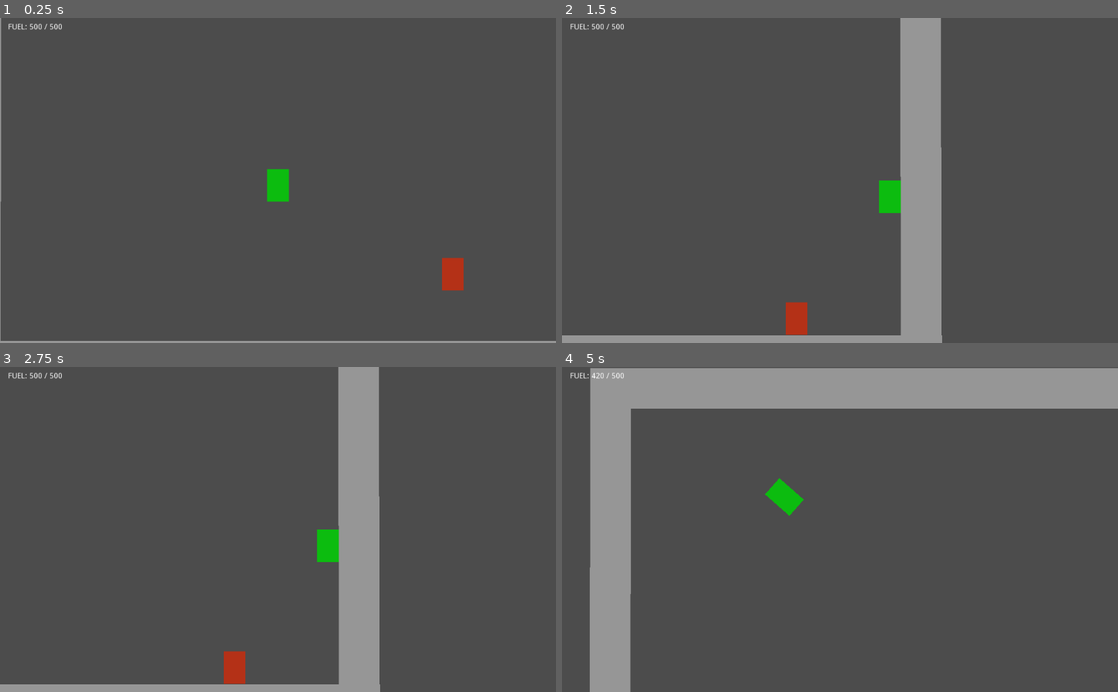
Above: before the commit, frames 1-4 (two rows, left to right).
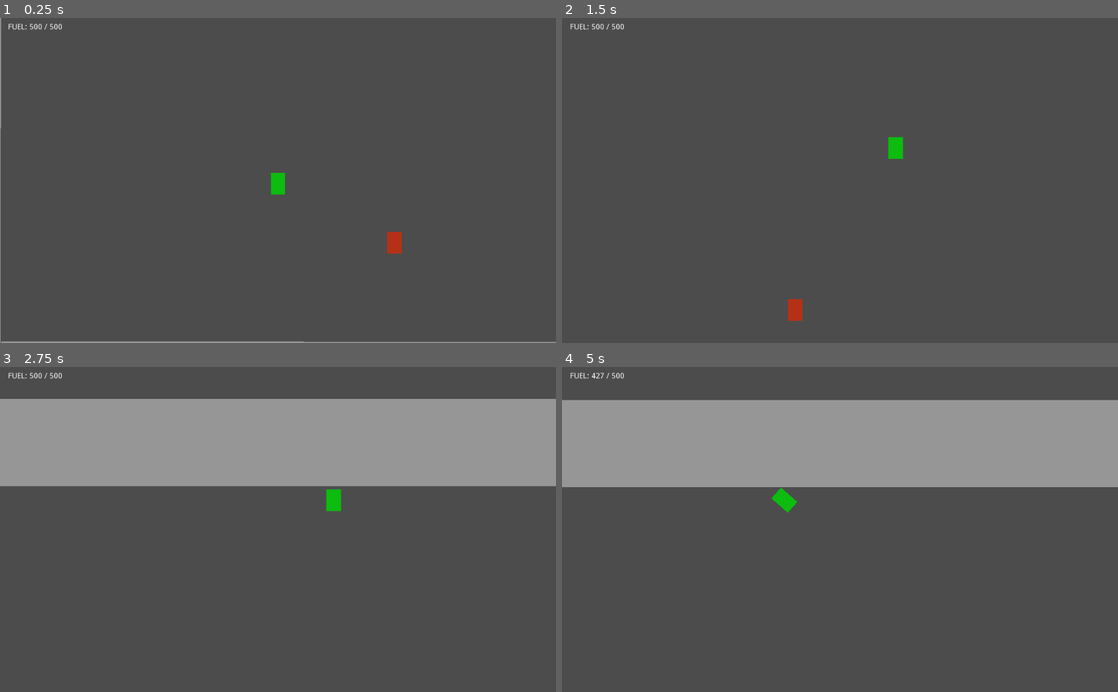
Above: after the commit, the same moments.

Repository: deengames/abu-hamid-x
Game: Godot game, scene res://prototype/Main.tscn
Same seed, same stepped clock (60 frames per second), same inputs: the game is played once before the commit and once after it.
Inputs (mouse positions are in pixels of both pictures, inside the frame that each line leads up to):
- Up to frame 1 (0.25 s): no input
- Up to frame 2 (1.5 s): move the mouse to (962, 164) at 0.52 s; hold D (move_right) 0.53-1.28 s; hold Shift (boost) 0.53-1.28 s; click (962, 164) at 0.67 s; tap Space (jump) at 0.77, 0.8, 1.07, 1.35 s; move the mouse to (728, 196) at 1.27 s; hold S (move_down) from 1.28 s (still down)
- Up to frame 3 (2.75 s): tap Space (jump) at 1.52, 1.82, 2.3 s; tap Shift (boost) at 1.55 s; move the mouse to (333, 458) at 2.02 s; release S (move_down) at 2.03 s; hold D (move_right) from 2.03 s (still down); click (333, 458) at 2.1 s
- Up to frame 4 (5 s): move the mouse to (812, 594) at 2.77 s; release D (move_right) at 2.78 s; hold W (move_up) 2.78-3.53 s; tap Shift (boost) at 2.85, 4.55 s; click (812, 594) at 2.92 s; tap Space (jump) at 3.02, 3.32, 3.77, 3.8, 4.07, 4.52, 4.82 s; move the mouse to (1006, 578) at 3.52 s; hold A (move_left) from 3.53 s (still down); tap Ctrl (toggle_jetpack) at 3.6 s; move the mouse to (673, 480) at 4.27 s; tap E at 4.35 s

The runs differ from the first frame. In frame 1, 1.2% of the frame differs, in the area x 0-100%, y 33-100%; in frame 2, 9.6%; in frame 3, 33%; in frame 4, 37%, in the area x 0-100%, y 0-100%.

Commit message:
Enlarged box, minor adjustments

Diff:
--- a/prototype/Enemy.tscn
+++ b/prototype/Enemy.tscn
@@ -5,12 +5,12 @@
 custom_solver_bias = 0.0
 extents = Vector2( 20, 30 )
 
-[node name="Enemy" type="RigidBody2D"]
+[node name="Enemy" type="RigidBody2D" index="0"]
 
 input_pickable = false
 collision_layer = 3
 collision_mask = 1
-mode = 0
+mode = 2
 mass = 1.0
 friction = 1.0
 bounce = 0.0
--- /dev/null
+++ b/prototype/FuelLabel.gd
@@ -0,0 +1,5 @@
+extends Label
+
+
+func _on_Player_fuel_change(new_fuel, max_fuel):
+	text = 'FUEL: ' + str(int(new_fuel)) + ' / ' + str(max_fuel)
--- a/prototype/Main.gd
+++ b/prototype/Main.gd
@@ -1,9 +1 @@
 extends Node2D
-
-
-func _ready():
-	$CanvasLayer/Label.text = 'FUEL: ' + str(int($Player.fuel)) + ' / ' + str($Player.max_jetpack_fuel)
-
-
-func _on_Player_fuel_change(new_fuel, max_fuel):
-	$CanvasLayer/Label.text = 'FUEL: ' + str(int(new_fuel)) + ' / ' + str(max_fuel)
--- a/prototype/Main.tscn
+++ b/prototype/Main.tscn
@@ -1,94 +1,90 @@
-[gd_scene load_steps=5 format=2]
+[gd_scene load_steps=6 format=2]
 
 [ext_resource path="res://prototype/Main.gd" type="Script" id=1]
 [ext_resource path="res://prototype/Wall.tscn" type="PackedScene" id=2]
 [ext_resource path="res://prototype/Player.tscn" type="PackedScene" id=3]
 [ext_resource path="res://prototype/Enemy.tscn" type="PackedScene" id=4]
+[ext_resource path="res://prototype/FuelLabel.gd" type="Script" id=5]
 
-[node name="Main" type="Node2D"]
+[node name="Main" type="Node2D" index="0"]
 
 script = ExtResource( 1 )
 
 [node name="Walls" type="Node2D" parent="." index="0"]
 
-editor/display_folded = true
 rotation = 1.5708
 _sections_unfolded = [ "Transform" ]
 
 [node name="Wall" parent="Walls" index="0" groups=[
+"floor",
 "wall",
-"floor",
 ] instance=ExtResource( 2 )]
 
-position = Vector2( 634.414, -163.357 )
+position = Vector2( 866.23, -163.358 )
 
 [node name="Wall6" parent="Walls" index="1" groups=[
 "wall",
 ] instance=ExtResource( 2 )]
 
-position = Vector2( -40.3049, -116.545 )
+position = Vector2( -551.529, -156.653 )
 
 [node name="Wall2" parent="Walls" index="2" groups=[
+"floor",
 "wall",
-"floor",
 ] instance=ExtResource( 2 )]
 
-position = Vector2( 634.414, -537.176 )
+position = Vector2( 867.059, -990.762 )
 
 [node name="Wall5" parent="Walls" index="3" groups=[
 "wall",
 ] instance=ExtResource( 2 )]
 
-position = Vector2( -40.3049, -497.42 )
+position = Vector2( -551.53, -992.989 )
 
 [node name="Wall3" parent="Walls" index="4" groups=[
+"floor",
 "wall",
-"floor",
 ] instance=ExtResource( 2 )]
 
-position = Vector2( 634.414, -909.465 )
+position = Vector2( 866.226, -1821.64 )
 
 [node name="Wall4" parent="Walls" index="5" groups=[
 "wall",
 ] instance=ExtResource( 2 )]
 
-position = Vector2( -40.3053, -867.795 )
+position = Vector2( -551.533, -1829.86 )
 
 [node name="Wall7" parent="Walls" index="6" groups=[
 "wall",
 ] instance=ExtResource( 2 )]
 
-position = Vector2( 149.297, 36.1174 )
+position = Vector2( -260.76, 374.286 )
 rotation = 1.5708
 
-[node name="Wall9" parent="Walls" index="7" groups=[
+[node name="Wall14" parent="Walls" index="7" groups=[
 "wall",
 ] instance=ExtResource( 2 )]
 
-position = Vector2( 113.814, -1061.87 )
+position = Vector2( -259.93, -2363.34 )
 rotation = 1.5708
-scale = Vector2( 0.999999, 1 )
 
 [node name="Wall8" parent="Walls" index="8" groups=[
 "wall",
 ] instance=ExtResource( 2 )]
 
-position = Vector2( 481.57, 37.0902 )
+position = Vector2( 568.046, 374.621 )
 rotation = 1.5708
 
-[node name="Wall10" parent="Walls" index="9" groups=[
+[node name="Wall15" parent="Walls" index="9" groups=[
 "wall",
 ] instance=ExtResource( 2 )]
 
-position = Vector2( 441.196, -1063.04 )
+position = Vector2( 568.877, -2363 )
 rotation = 1.5708
-scale = Vector2( 0.999999, 1 )
 
 [node name="Player" parent="." index="1" instance=ExtResource( 3 )]
 
 position = Vector2( 510.481, 301.267 )
-jetpack_consumption_rate = 25
-jetpack_recharge_rate = 200
 
 [node name="Enemy" parent="." index="2" instance=ExtResource( 4 )]
 
@@ -96,13 +92,14 @@
 
 [node name="CanvasLayer" type="CanvasLayer" parent="." index="3"]
 
+editor/display_folded = true
 layer = 1
 offset = Vector2( 0, 0 )
 rotation = 0.0
 scale = Vector2( 1, 1 )
 transform = Transform2D( 1, 0, 0, 1, 0, 0 )
 
-[node name="Label" type="Label" parent="CanvasLayer" index="0"]
+[node name="FuelLabel" type="Label" parent="CanvasLayer" index="0"]
 
 anchor_left = 0.0
 anchor_top = 0.0
@@ -118,9 +115,11 @@
 mouse_default_cursor_shape = 0
 size_flags_horizontal = 1
 size_flags_vertical = 4
+text = "FUEL: 0 / 0"
 percent_visible = 1.0
 lines_skipped = 0
 max_lines_visible = -1
+script = ExtResource( 5 )
 _sections_unfolded = [ "Margin" ]
 
-[connection signal="fuel_change" from="Player" to="." method="_on_Player_fuel_change"]
+[connection signal="fuel_change" from="Player" to="CanvasLayer/FuelLabel" method="_on_Player_fuel_change"]
--- a/prototype/Player.gd
+++ b/prototype/Player.gd
@@ -72,7 +72,7 @@
 	state.set_linear_velocity(velocity)
 
 	if Input.is_action_just_released('jump'):
-		apply_impulse(Vector2(0, 0), Vector2(0, -200))
+		apply_impulse(Vector2(0, 0), Vector2(0, -600))
 
 	if is_using_jetpack and (
 		Input.is_action_pressed('move_left')
@@ -82,7 +82,7 @@
 		):
 		lost_fuel *= 2
 		if Input.is_action_pressed('boost'):
-			lost_fuel *= 4
+			lost_fuel *= 2
 
 	fuel -= lost_fuel
 	if fuel <= 0:
--- a/prototype/Player.tscn
+++ b/prototype/Player.tscn
@@ -7,7 +7,7 @@
 custom_solver_bias = 0.0
 extents = Vector2( 20, 30 )
 
-[node name="Player" type="RigidBody2D" index="0"]
+[node name="Player" type="RigidBody2D"]
 
 input_pickable = false
 collision_layer = 1
@@ -64,7 +64,7 @@
 anchor_mode = 1
 rotating = false
 current = true
-zoom = Vector2( 1, 1 )
+zoom = Vector2( 1.5, 1.5 )
 limit_left = -10000000
 limit_top = -10000000
 limit_right = 10000000
--- a/prototype/Wall.tscn
+++ b/prototype/Wall.tscn
@@ -7,6 +7,8 @@
 
 [node name="Wall" type="StaticBody2D"]
 
+position = Vector2( 120.453, 38.0775 )
+scale = Vector2( 3.21873, 2.18992 )
 input_pickable = false
 collision_layer = 3
 collision_mask = 3
@@ -18,6 +20,8 @@
 
 [node name="CollisionShape2D" type="CollisionShape2D" parent="." index="0"]
 
+position = Vector2( 0.309216, 0 )
+scale = Vector2( 0.992516, 1 )
 shape = SubResource( 1 )
 _sections_unfolded = [ "Transform" ]
 
